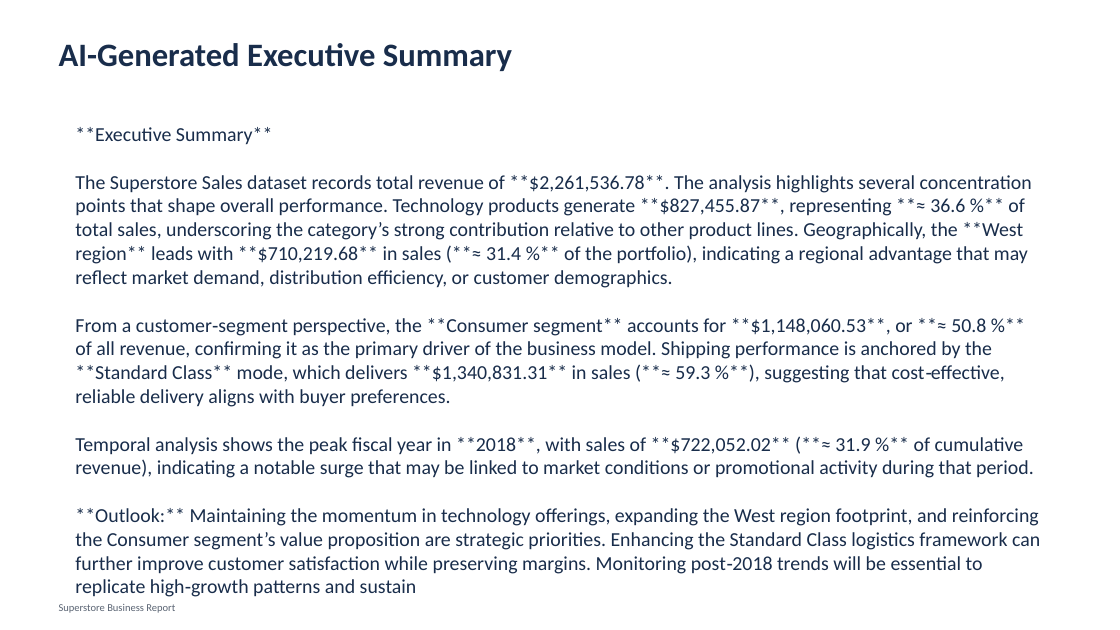
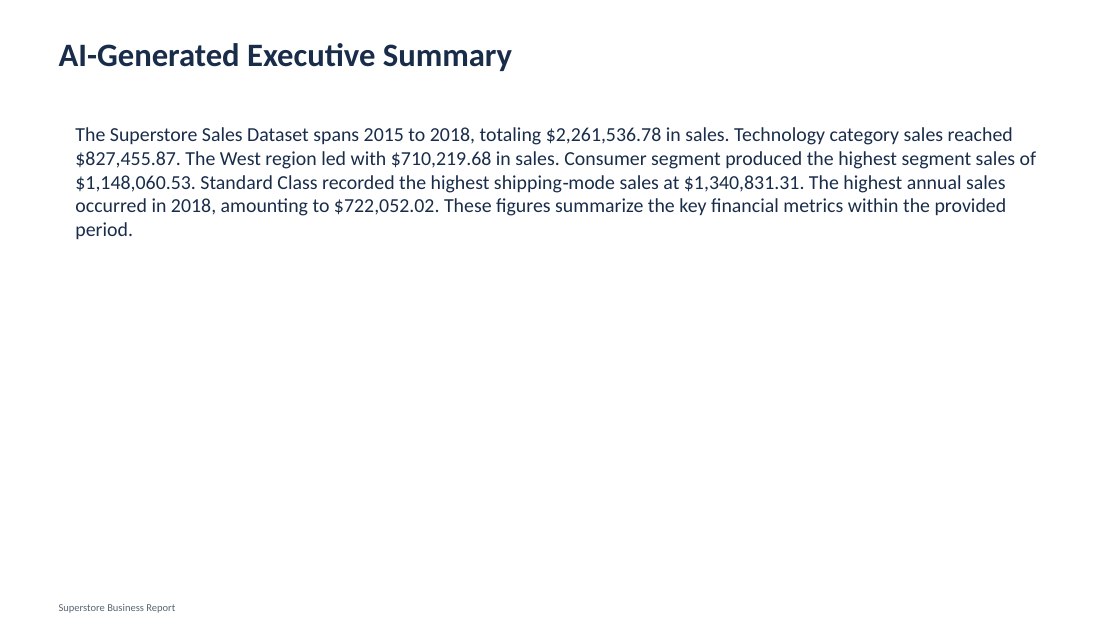
Before and after one commit to harsh0416-P/cynaris-internship-Harsh, a slide deck: slide 2 of week-8-day-3-ppt-report-export/superstore_business_report.pptx. Drawn at 1120x630 pixels with LibreOffice and Linux fonts; fonts in the diff are those of the drawing. Boxes give left, top, right and bottom in pixels: in the first picture for what was removed or moved away, otherwise in the second. Text is boxed around its words. In the diff, an @@ line names an element or a change of style, - is before the commit and + after.

Commit message:
fix(w8d3): improve AI summary and finalize PPT report

```diff
--- a/week-8-day-3-ppt-report-export/superstore_business_report.pptx
+++ b/week-8-day-3-ppt-report-export/superstore_business_report.pptx
@@ text at (75,127,1037,240): text changed @@
-**Executive Summary**
-The Superstore Sales dataset records total revenue of **$2,261,536.78**. The analysis highlights several concentration points that shape overall performance. Technology products generate **$827,455.87**, representing **≈ 36.6 %** of total sales, underscoring the category’s strong contribution relative to other product lines. Geographically, the **West region** leads with **$710,219.68** in sales (**≈ 31.4 %** of the portfolio), indicating a regional advantage that may reflect market demand, distribution efficiency, or customer demographics.
-From a customer‑segment perspective, the **Consumer segment** accounts for **$1,148,060.53**, or **≈ 50.8 %** of all revenue, confirming it as the primary driver of the business model. Shipping performance is anchored by the **Standard Class** mode, which delivers **$1,340,831.31** in sales (**≈ 59.3 %**), suggesting that cost‑effective, reliable delivery aligns with buyer preferences.
-Temporal analysis shows the peak fiscal year in **2018**, with sales of **$722,052.02** (**≈ 31.9 %** of cumulative revenue), indicating a notable surge that may be linked to market conditions or promotional activity during that period.
-**Outlook:** Maintaining the momentum in technology offerings, expanding the West region footprint, and reinforcing the Consumer segment’s value proposition are strategic priorities. Enhancing the Standard Class logistics framework can further improve customer satisfaction while preserving margins. Monitoring post‑2018 trends will be essential to replicate high‑growth patterns and sustain
+The Superstore Sales Dataset spans 2015 to 2018, totaling $2,261,536.78 in sales. Technology category sales reached $827,455.87. The West region led with $710,219.68 in sales. Consumer segment produced the highest segment sales of $1,148,060.53. Standard Class recorded the highest shipping‑mode sales at $1,340,831.31. The highest annual sales occurred in 2018, amounting to $722,052.02. These figures summarize the key financial metrics within the provided period.
```
Also in this commit, not shown: 2 other files.
